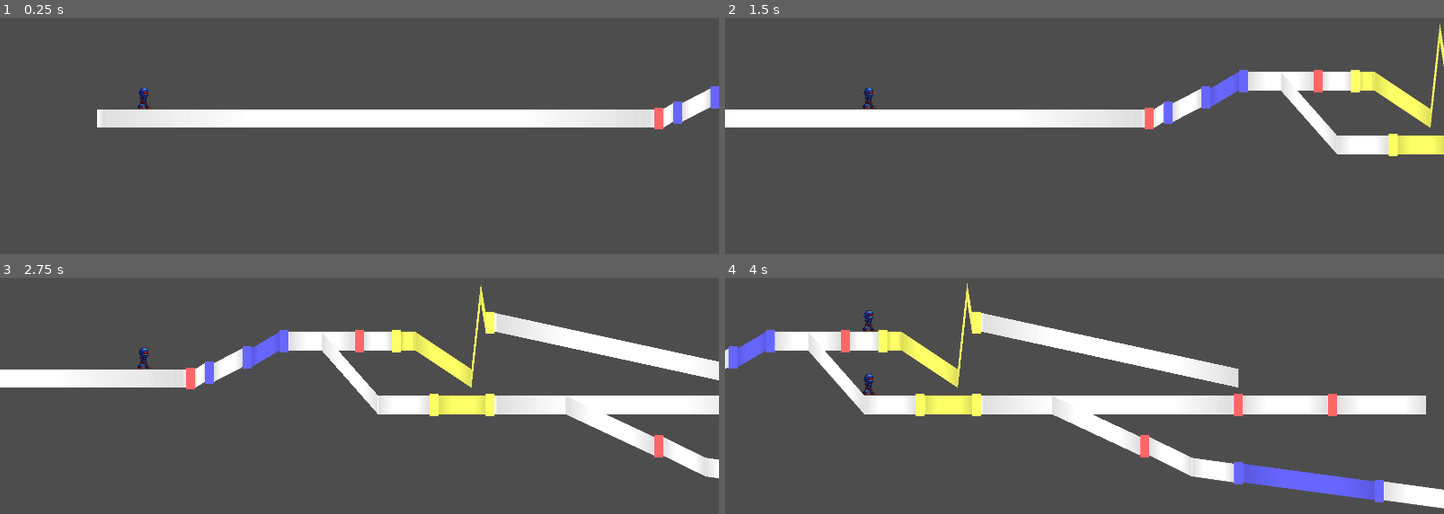
Above: before the commit, frames 1-4 (two rows, left to right).
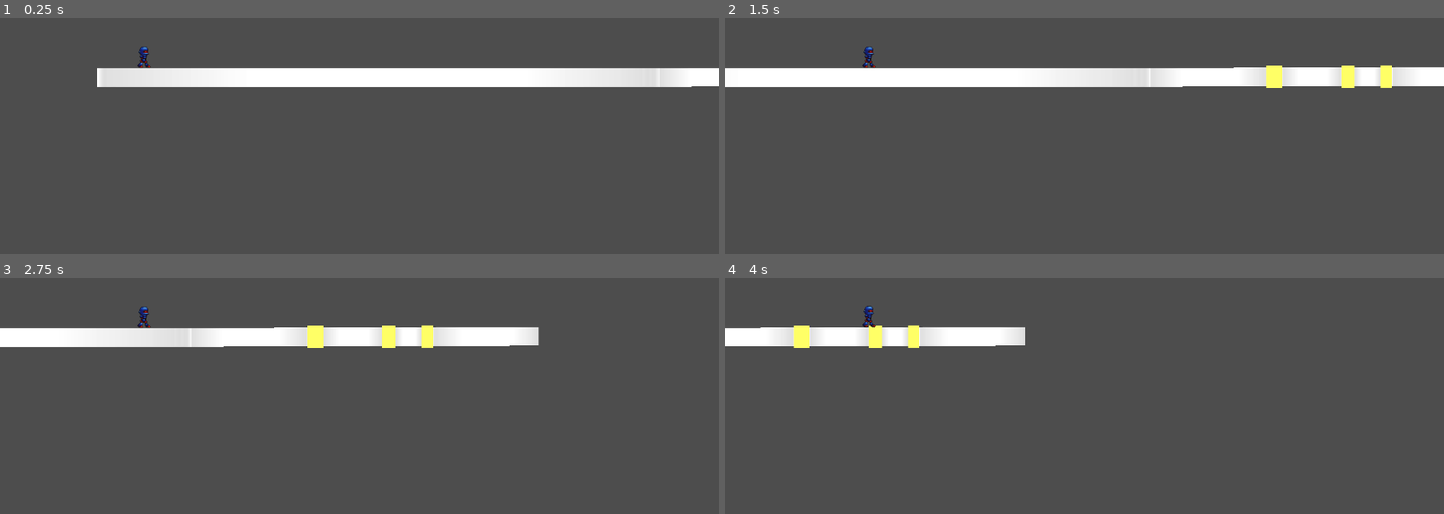
Above: after the commit, the same moments.

Repository: junu192857/Vexatonic-dash-2
Game: Godot game, scene res://Scenes/RhythmScene.tscn
Two runs of this game, one before a commit and one after it. Both use one fixed random seed, a clock stepped at 60 frames per second and the inputs below.
Inputs (mouse positions are in pixels of both pictures, inside the frame that each line leads up to):
- Up to frame 1 (0.25 s): no input
- Up to frame 2 (1.5 s): tap Enter at 0.5 s; move the mouse to (1242, 98) at 0.52 s; hold A (a) 0.53-1.25 s; click (1242, 98) at 0.67 s; tap D (d) at 0.8 s; drag from (940, 138) to (1048, 199) at 1.27 s
- Up to frame 3 (2.75 s): move the mouse to (431, 289) at 2.02 s; hold J (j) from 2.03 s (still down); click (431, 289) at 2.17 s; tap K (k) at 2.3 s
- Up to frame 4 (4 s): release J (j) at 2.75 s; drag from (1048, 459) to (868, 318) at 2.77 s; move the mouse to (1300, 438) at 3.52 s; hold L (l) from 3.53 s (still down); click (1300, 438) at 3.67 s; tap S (s) at 3.8 s

The runs differ from the first frame. In frame 1, 14% of the frame differs, in the area x 13-100%, y 12-48%; in frame 2, 16%; in frame 3, 18%; in frame 4, 18%, in the area x 0-100%, y 2-98%.

Commit message:
롱노트 버그픽스
으악버그개많아

Diff:
--- a/vexatonic-dash-2/Scripts/Note.gd
+++ b/vexatonic-dash-2/Scripts/Note.gd
@@ -47,100 +47,23 @@
 	sprite.modulate = UNPROCESSED_COLORS[data.color]
 
 
-# 단노트 처리
 func process_input(p_color: int, pressed_ms: float) -> int:
-	if is_hit:
-		return Judgement.PASS
-	if (data.color != p_color):
-		return Judgement.PASS
-
+	if is_hit: return Judgement.PASS
+	if data.color != p_color: return Judgement.PASS
 	var deltaTime = absf(pressed_ms - data.time)
-	if (deltaTime > WILD_MS):
-		return Judgement.PASS
-
+	if deltaTime > WILD_MS: return Judgement.PASS
 	var judgement = (
 		Judgement.VEXATONIC if deltaTime <= VEXATONIC_MS else
 		Judgement.SPARKLIC if deltaTime <= SPARKLIC_MS else
 		Judgement.WILD
 	)
-	process_color()
-	is_hit = true
-	print("Hello! Your Judgement is %d" % judgement)
+	process_color(); is_hit = true
 	spread_judgement(judgement, self)
 	return judgement
-
-# 롱노트 시작점 판정. 윈도우 밖이더라도 is_holding은 항상 true로 설정.
-func process_long_press(p_color: int, pressed_ms: float) -> int:
-	if data.color != p_color:
-		return Judgement.PASS
-	is_holding = true
-	if is_hit:
-		return Judgement.PASS  # 시작점 이미 판정됨
-	var deltaTime = absf(pressed_ms - data.time)
-	if deltaTime > WILD_MS:
-		return Judgement.PASS  # 윈도우 밖 — holding만 설정
-	is_hit = true
-	process_color()
-	var judgement = (
-		Judgement.VEXATONIC if deltaTime <= VEXATONIC_MS else
-		Judgement.SPARKLIC if deltaTime <= SPARKLIC_MS else
-		Judgement.WILD
-	)
-	print("Long note start! Judgement: %d" % judgement)
-	spread_judgement(judgement, self)
-	return judgement
-
-# 롱노트 끝점 판정 (키 릴리즈). end_time - WILD_MS ~ end_time 사이 릴리즈 시 VEXATONIC.
-func process_long_release(p_color: int, released_ms: float) -> int:
-	if data.color != p_color or end_judged:
-		return Judgement.PASS
-	is_holding = false
-	var delta = released_ms - data.end_time
-	if delta >= -WILD_MS and delta <= 0:
-		end_judged = true
-		print("Long note end! VEXATONIC from release")
-		get_marker().process_color()
-		spread_judgement(Judgement.VEXATONIC, get_marker())
-		return Judgement.VEXATONIC
-	return Judgement.PASS
-
-# 매 프레임 끝점 상태 체크. end_time 도달 시 holding이면 VEXATONIC, 아니면 MISS.
-func check_long_end(time: float) -> int:
-	if end_judged:
-		return Judgement.PASS
-	if time >= data.end_time:
-		end_judged = true
-		if not is_hit:
-			is_hit = true
-			spread_judgement(Judgement.MISS, self)
-		if is_holding:
-			print("Long note end! VEXATONIC from hold")
-			get_marker().process_color()
-			spread_judgement(Judgement.VEXATONIC, get_marker())
-			return Judgement.VEXATONIC
-		else:
-			print("Long note end! MISS")
-			spread_judgement(Judgement.MISS, get_marker())
-			return Judgement.MISS
-	return Judgement.PASS
 
 func process_color():
 	sprite.modulate = PROCESSED_COLORS[get_data().color]
 
-func missed(time: float) -> bool:
-	if get_data().type == 1:
-		# 롱노트: 시작점 윈도우가 지났으면 시작점 Miss
-		if get_data().time + WILD_MS < time and !is_hit:
-			is_hit = true
-			spread_judgement(Judgement.MISS, self)
-			return true
-		return false
-	# 단노트
-	if get_data().time + WILD_MS < time and !is_hit:
-		is_hit = true
-		spread_judgement(Judgement.MISS, self)
-		return true
-	return false
 
 func spread_judgement(judgement: int, note: Note):
 	print("Detect judgement: %d" % judgement)
--- a/vexatonic-dash-2/Scripts/RhythmManager.gd
+++ b/vexatonic-dash-2/Scripts/RhythmManager.gd
@@ -28,7 +28,7 @@
 	for i in range(3):
 		noteHolders.append(NoteHolder.new(i))
 
-	levelData = ChartParser.parse("res://Charts/Test", 0)
+	levelData = ChartParser.parse("res://Charts/ShortLongTest", 0)
 	Lane.sort_lanes(levelData.lanes)
 	lane_index = 0
 
@@ -183,8 +183,8 @@
 		if (lane.is_init):
 			print("THIS IS INITIAL LANE")
 			#var initial_height = lane.keyframes[0].y
-			var initial_connector = place_connector(-1, -3000, lane.notes[0].get_time() - Setting.time_per_note_width / 2, lane.lane_index, false,\
-									self, Vector2(Setting.get_posx_from_time(-3000),0))
+			var initial_connector = place_connector(-1, -COUNTDOWN_TIME, lane.notes[0].get_time() - Setting.time_per_note_width / 2, lane.lane_index, false,\
+									self, Vector2(Setting.get_posx_from_time(-COUNTDOWN_TIME),lane.keyframes[0].kf.y))
 		else:
 			if (lane.keyframes[0].kf.x < lane.notes[0].get_time()):
 				var initial_connector = place_connector(-1, lane.keyframes[0].kf.x, lane.notes[0].get_time() - Setting.time_per_note_width / 2, lane.lane_index,\
--- a/vexatonic-dash-2/Scripts/Scripts_without_Node/NoteHolder.gd
+++ b/vexatonic-dash-2/Scripts/Scripts_without_Node/NoteHolder.gd
@@ -1,97 +1,138 @@
 class_name NoteHolder
 
 var notes: Array[Note]
-var color
-var current_index
-var earliest_unprocessed_index
-var current_note
-var active_long_notes: Array[Note]  # 현재 hold 중인 롱노트 목록
+var color: int
+var current_index: int
+var earliest_unprocessed_index: int
+var current_note: Note
 
 func _init(p_color: int):
 	notes = []
-	active_long_notes = []
 	current_index = 0
 	earliest_unprocessed_index = 0
 	color = p_color
 
 func sort_notes():
-	notes.sort_custom(func(a:Note, b:Note):
+	notes.sort_custom(func(a: Note, b: Note):
 		return a.get_data().time < b.get_data().time
 	)
-	if (not notes.is_empty()):
+	if not notes.is_empty():
 		current_note = notes[0]
 		print("Set current note")
 
+# 매 프레임 호출: 처리 안 된 롱노트 끝점 체크 + current_note Miss 체크
 func check_miss(time: float):
-	# 활성 롱노트 끝점 체크 (뒤에서부터 순회해 제거 시 인덱스 안전)
-	for i in range(active_long_notes.size() - 1, -1, -1):
-		var end_j = active_long_notes[i].check_long_end(time)
-		if end_j != Note.Judgement.PASS:
-			active_long_notes.remove_at(i)
+	# [eu, ci) 범위의 롱노트 끝점 체크 (current_note 이전)
+	for i in range(earliest_unprocessed_index, current_index):
+		if i >= notes.size():
+			break
+		var note = notes[i]
+		if note.get_data().type == 0 and not note.is_hit and time >= note.get_data().time + Note.WILD_MS:
+			_force_start_miss(note)
+		elif note.get_data().type == 1 and not note.end_judged and time >= note.get_data().end_time:
+			_judge_long_end(note)
+	_advance_earliest_unprocessed()
 
-	if (notes.size() - 1 < current_index): #모든 노트 처리 완료
+	if notes.size() - 1 < current_index:
 		return
 
-	check_current_note(time)
+	# current_note가 롱노트이고 end_time 경과
+	if current_note.get_data().type == 1 and not current_note.end_judged and time >= current_note.get_data().end_time:
+		_judge_long_end(current_note)
+		move_to_next_note()
+		_advance_earliest_unprocessed()
+		return
 
-	while earliest_unprocessed_index < current_index:
-		if notes[earliest_unprocessed_index].missed(time):
-			earliest_unprocessed_index += 1
-		elif notes[earliest_unprocessed_index].is_hit:
+	# 2-2: 다음 노트가 현재 노트보다 가까우면 강제 Miss 후 이동
+	if current_index + 1 < notes.size():
+		var next_note = notes[current_index + 1]
+		if next_note.get_data().time - time < time - current_note.get_data().time:
+			#_force_start_miss(current_note)
+			move_to_next_note()
+			_advance_earliest_unprocessed()
+			return
+
+	# 시작점 윈도우 경과 → Miss
+	if not current_note.is_hit and time > current_note.get_data().time + Note.WILD_MS:
+		_force_start_miss(current_note)
+		move_to_next_note()
+		_advance_earliest_unprocessed()
+
+# 완전히 처리된 노트를 earliest_unprocessed_index에서 건너뜀
+# 단노트: is_hit 시 완료 / 롱노트: end_judged 시 완료
+func _advance_earliest_unprocessed():
+	while earliest_unprocessed_index < notes.size():
+		var note = notes[earliest_unprocessed_index]
+		var done = (note.get_data().type == 1 and note.end_judged) or \
+				   (note.get_data().type != 1 and note.is_hit)
+		if done:
 			earliest_unprocessed_index += 1
 		else:
 			break
 
-	if (current_note.missed(time)):
-		if current_note.get_data().type == 1:
-			active_long_notes.append(current_note)
-		move_to_next_note()
+func _force_start_miss(note: Note):
+	if note.is_hit:
+		return
+	note.is_hit = true
+	note.spread_judgement(Note.Judgement.MISS, note)
 
+# end_time 도달 시 끝점 판정. 시작점 미처리이면 강제 MISS 후 끝점 판정.
+func _judge_long_end(note: Note):
+	if note.end_judged:
+		return
+	note.end_judged = true
+	if not note.is_hit:
+		note.is_hit = true
+		note.spread_judgement(Note.Judgement.MISS, note)
+	if note.is_holding:
+		note.get_marker().process_color()
+		note.spread_judgement(Note.Judgement.VEXATONIC, note.get_marker())
+	else:
+		note.spread_judgement(Note.Judgement.MISS, note.get_marker())
 
-func check_current_note(time: float):
-	if (notes.size() - 2 < current_index):
-		return
-	var next_note = notes[current_index + 1]
-	if (next_note.get_data().time - time < time - current_note.get_data().time):
-		# 롱노트를 2-2로 넘어갈 경우 시작점 Miss 처리 후 active_long_notes에 등록
-		if current_note.get_data().type == 1 and not current_note.is_hit:
-			current_note.is_hit = true
-			active_long_notes.append(current_note)
-		move_to_next_note()
+# 키 누름: [eu, ci) 범위 롱노트 재홀드 + current_note 시작점 판정
+func process_input(time: float):
+	for i in range(earliest_unprocessed_index, current_index):
+		if i >= notes.size():
+			break
+		var note = notes[i]
+		if note.get_data().type == 1 and not note.end_judged and time <= note.get_data().end_time:
+			note.is_holding = true
 
-func process_input(time: float):
-	# 활성 롱노트 re-hold 처리 (떼었다가 다시 눌러도 holding 재개)
-	for long_note in active_long_notes:
-		long_note.process_long_press(color, time)
-
-	if (notes.size() - 1 < current_index): # 모든 노트 처리 완료
+	if notes.size() - 1 < current_index:
 		return
 
-	if current_note.get_data().type == 1:
-		var judgement = current_note.process_long_press(color, time)
-		if judgement < Note.Judgement.PASS:  # 시작점 판정 성공 (0~3)
-			active_long_notes.append(current_note)
-			if earliest_unprocessed_index == current_index:
-				earliest_unprocessed_index += 1
+	var judgement = current_note.process_input(color, time)
+	if judgement != Note.Judgement.PASS:
+		if current_note.get_data().type == 1:
+			current_note.is_holding = true
+		move_to_next_note()
+		_advance_earliest_unprocessed()
+	elif current_note.get_data().type == 1:
+		# 시작점 윈도우 밖이지만 노트 지속 구간 내: 홀드 추적 시작
+		if time >= current_note.get_data().time and time <= current_note.get_data().end_time:
+			current_note.is_holding = true
 
-			move_to_next_note()
-		# PASS: 윈도우 밖이지만 is_holding=true — current_note 유지, missed()가 처리
-	else:
-		var judgement = current_note.process_input(color, time)
-		if (0 <= judgement and judgement < 4):
-			if (earliest_unprocessed_index == current_index):
-				earliest_unprocessed_index += 1
-			move_to_next_note()
-
-# 키 릴리즈 시 호출. 활성 롱노트 끝점 판정.
+# 키 뗌: [eu, ci] 범위 롱노트 is_holding 해제 + 끝점 윈도우 내 릴리즈 시 최고 판정
 func process_release(time: float):
-	for i in range(active_long_notes.size() - 1, -1, -1):
-		var judgement = active_long_notes[i].process_long_release(color, time)
-		if judgement != Note.Judgement.PASS:
-			active_long_notes.remove_at(i)
+	var upper = min(current_index, notes.size() - 1)
+	for i in range(earliest_unprocessed_index, upper + 1):
+		var note = notes[i]
+		if note.get_data().type != 1 or note.end_judged:
+			continue
+		if note.is_holding:
+			note.is_holding = false
+			if time >= note.get_data().end_time - Note.WILD_MS and time <= note.get_data().end_time:
+				note.end_judged = true
+				if not note.is_hit:
+					note.is_hit = true
+					note.spread_judgement(Note.Judgement.MISS, note)
+				note.get_marker().process_color()
+				note.spread_judgement(Note.Judgement.VEXATONIC, note.get_marker())
+	_advance_earliest_unprocessed()
 
 func move_to_next_note():
 	current_index += 1
-	if (notes.size() -1 < current_index):
+	if notes.size() - 1 < current_index:
 		return
 	current_note = notes[current_index]
Not shown, added: vexatonic-dash-2/Charts/ShortLongTest/Easy.txt
Not shown, added: vexatonic-dash-2/Charts/ShortLongTest/METADATA.txt
Not shown, added: vexatonic-dash-2/Charts/ShortLongTest/Song.mp3
